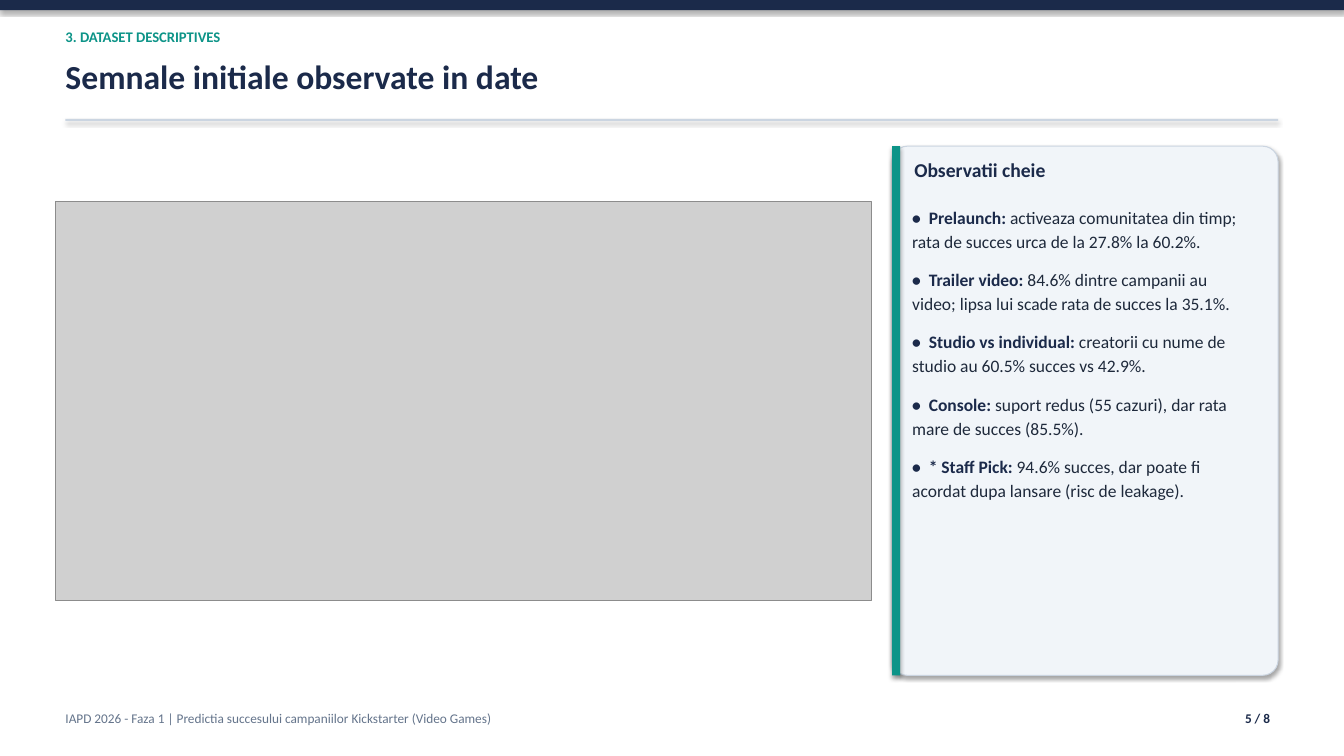
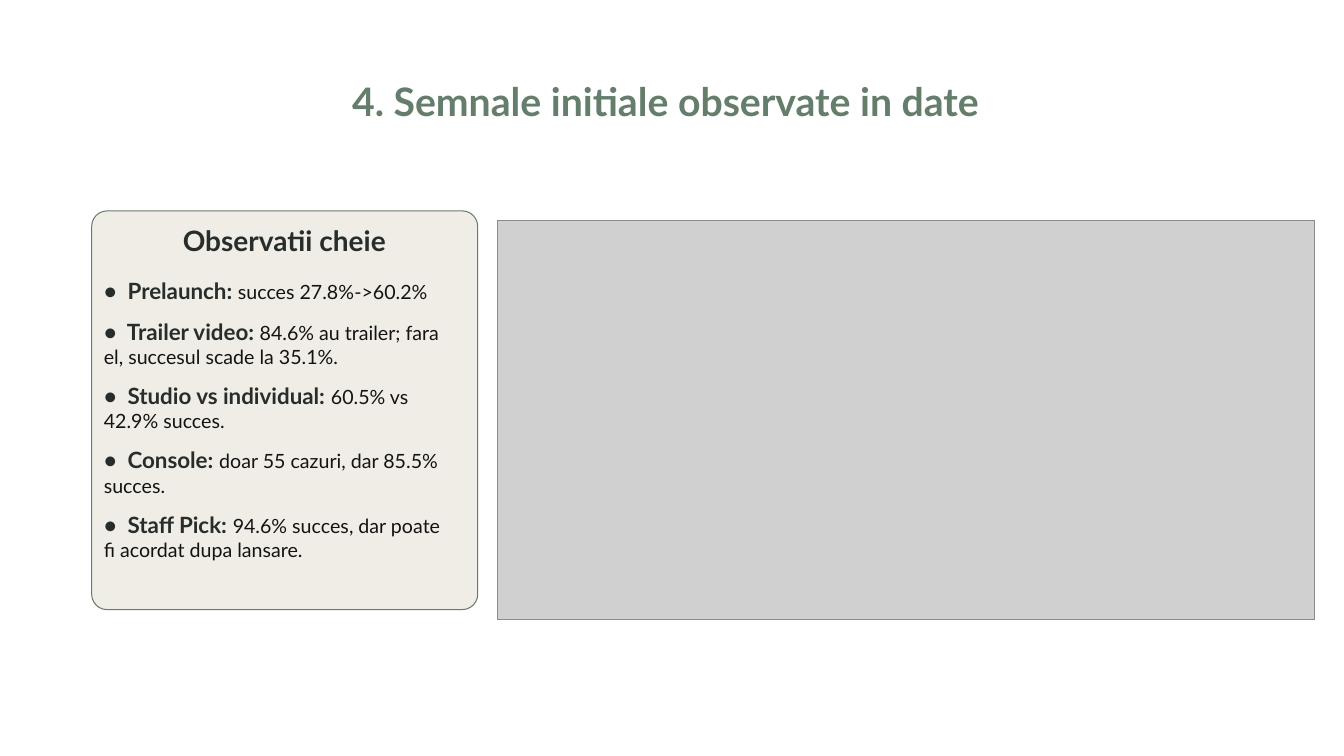
Before and after one commit to Avram-Robert/Predictia-succesului-campaniilor-de-jocuri-de-pe-Kickstarter, a slide deck: slide 5 of docs/IAPD_Phase1_Presentation.pptx. Drawn at 1344x756 pixels with LibreOffice and Linux fonts; fonts in the diff are those of the drawing; grey boxes stand for pictures. Boxes give left, top, right and bottom in pixels: in the first picture for what was removed or moved away, otherwise in the second. Text is boxed around its words. In the diff, an @@ line names an element or a change of style, - is before the commit and + after.

```diff
--- a/docs/IAPD_Phase1_Presentation.pptx
+++ b/docs/IAPD_Phase1_Presentation.pptx
@@ rectangle removed at <box>0,0,1344,10</box> @@
@@ text removed at <box>65,32,220,42</box> @@
-3. DATASET DESCRIPTIVES
@@ text at <box>352,87,979,117</box>: text changed; size 24 to 28 pt; font Calibri to Lato; text colour #1B2A4A to #647E6B @@
-Semnale initiale observate in date
+4. Semnale initiale observate in date
@@ rectangle removed at <box>66,119,1278,121</box> @@
@@ rectangle removed at <box>892,146,900,676</box> @@
@@ rounded rectangle: place and size @@
-rounded rectangle at <box>892,146,1278,676</box>
+rounded rectangle at <box>92,211,478,610</box>
@@ rounded rectangle at <box>92,211,478,610</box>: fill #F1F5F9 to #F0EDE6; outline #CBD5E1 0.75 pt to #647E6B 0.75 pt; shadow off @@
@@ text "Observatii cheie": place and size @@
-text "Observatii cheie" at <box>914,163,1045,177</box>
+text "Observatii cheie" at <box>183,230,385,251</box>
@@ text "Observatii cheie" at <box>183,230,385,251</box>: size 14 to 20 pt, font Calibri to Lato, text colour #1B2A4A to #272D2B; alignment left to centre @@
@@ picture: place and size @@
-picture at <box>55,202,872,601</box>
+picture at <box>498,221,1315,620</box>
@@ text at <box>104,282,440,561</box>: text changed; size 12.5 to 14 pt; font Calibri to Lato; text colour #1E293B to #131313 @@
-• Prelaunch: activeaza comunitatea din timp; rata de succes urca de la 27.8% la 60.2%.
-• Trailer video: 84.6% dintre campanii au video; lipsa lui scade rata de succes la 35.1%.
-• Studio vs individual: creatorii cu nume de studio au 60.5% succes vs 42.9%.
-• Console: suport redus (55 cazuri), dar rata mare de succes (85.5%).
-• * Staff Pick: 94.6% succes, dar poate fi acordat dupa lansare (risc de leakage).
+• Prelaunch: succes 27.8%->60.2%
+• Trailer video: 84.6% au trailer; fara el, succesul scade la 35.1%.
+• Studio vs individual: 60.5% vs 42.9% succes.
+• Console: doar 55 cazuri, dar 85.5% succes.
+• Staff Pick: 94.6% succes, dar poate fi acordat dupa lansare.
@@ text removed at <box>65,713,491,725</box> @@
-IAPD 2026 - Faza 1 | Predictia succesului campaniilor Kickstarter (Video Games)
@@ text removed at <box>1245,714,1270,723</box> @@
-5 / 8
```
Also in this commit, not shown: 6 other slides changed, 1 slide added, 1 slide removed.
